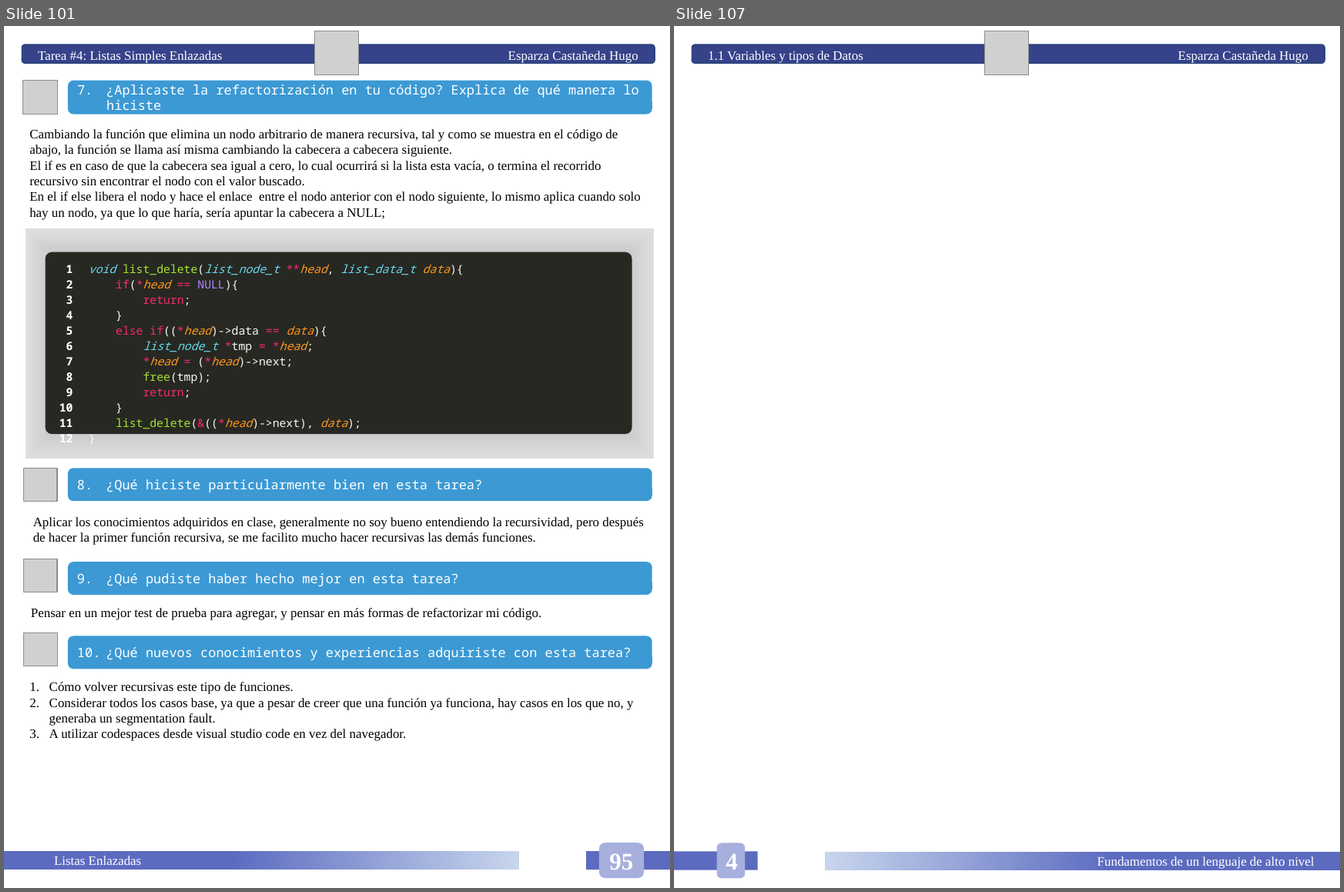
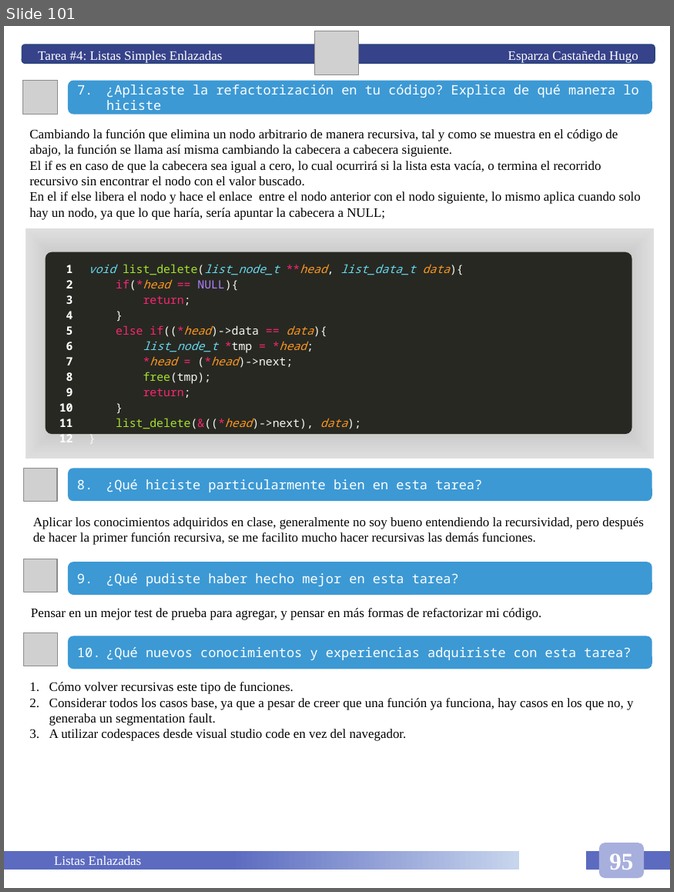
Before and after one commit to HugoEsparzaC/Libreta-Estructuras-II, a slide deck: Libreta Estructuras de Datos II.pptx. Shown side by side, each under a label of ours: slides 101 and 107 before the commit, slide 101 after it; the slides between them are not shown. The pictures are 1344x892 and 674x892 pixels, drawn with LibreOffice and Linux fonts; fonts in the diff are those of the drawing; grey boxes stand for pictures. Boxes give left, top, right and bottom in pixels: in the first picture for what was removed or moved away, otherwise in the second. Text is boxed around its words. In the diff, an @@ line names an element or a change of style, - is before the commit and + after.

```diff
--- a/Libreta Estructuras de Datos II.pptx
+++ b/Libreta Estructuras de Datos II.pptx
@@ slide 107 removed at (x1=674, y1=26, x2=1340, y2=888), background #FFFFFF @@
@@ rounded rectangle removed at (x1=692, y1=44, x2=1325, y2=64) @@
-1.1 Variables y tipos de Datos Esparza Castañeda Hugo
@@ picture removed at (x1=985, y1=31, x2=1029, y2=75) @@
@@ rectangle removed at (x1=674, y1=851, x2=758, y2=870) @@
@@ rounded rectangle removed at (x1=717, y1=843, x2=746, y2=878) @@
-4
@@ rectangle removed at (x1=825, y1=852, x2=1340, y2=871) @@
-Fundamentos de un lenguaje de alto nivel
```
Also in this commit, not shown: 6 slides changed, 5 slides added, 1 other slide removed, 1 other file.
